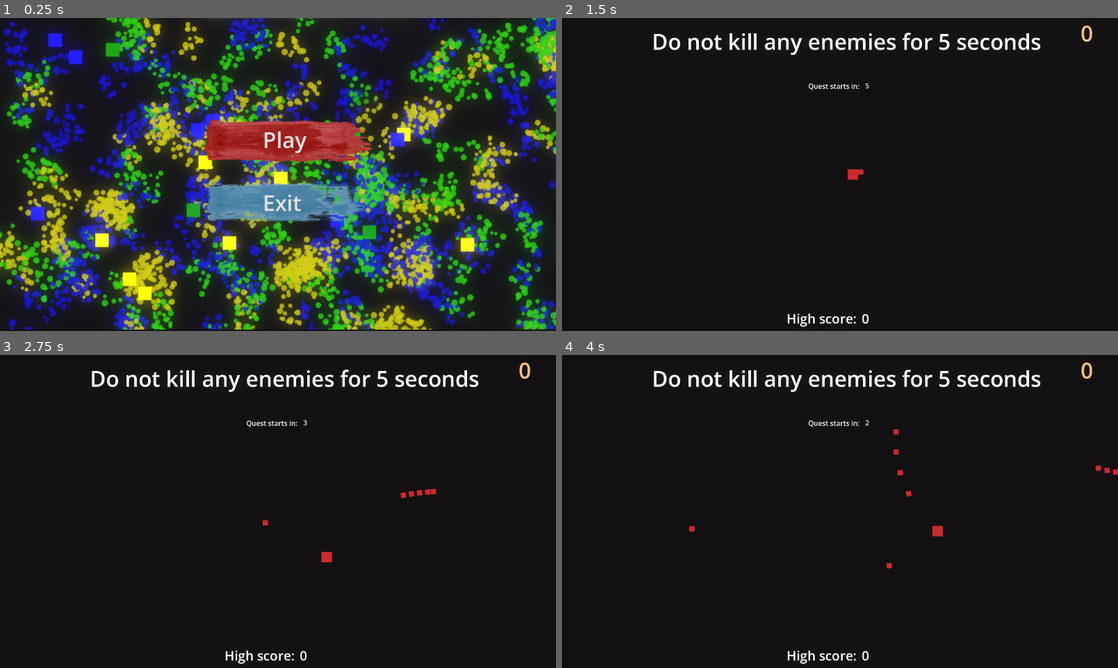
Above: before the commit, frames 1-4 (two rows, left to right).
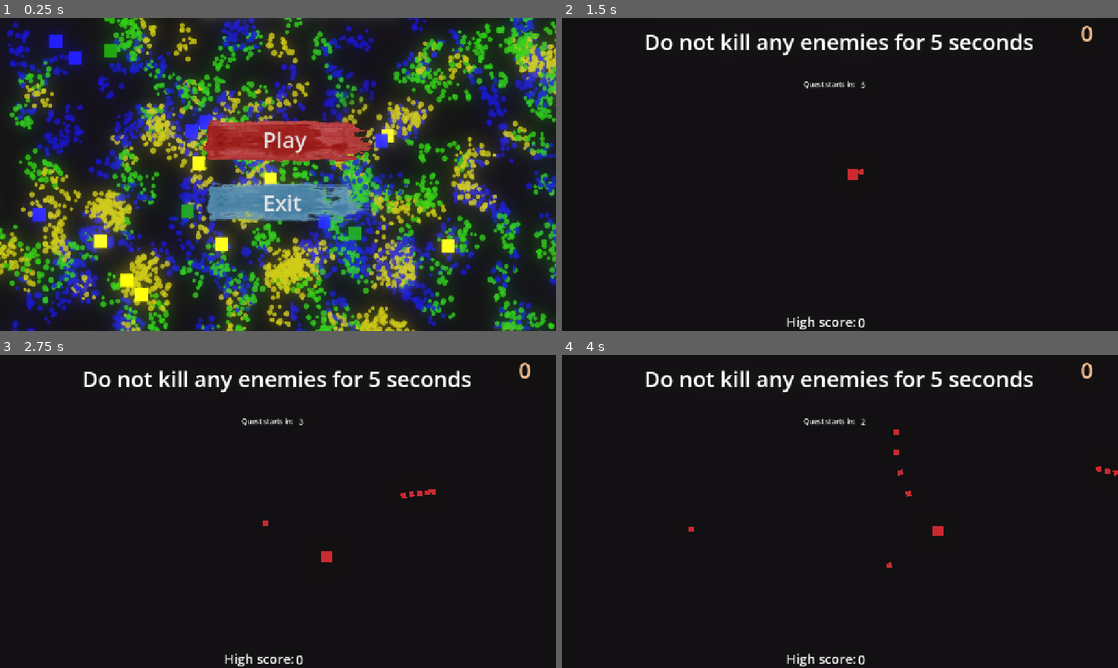
Above: after the commit, the same moments.

Repository: DiScarlet/ShootEm
Game: Godot game, scene res://scenes/arena.tscn
Two runs of this game, one before a commit and one after it. Both use one fixed random seed, a clock stepped at 60 frames per second and the inputs below.
Inputs (mouse positions are in pixels of both pictures, inside the frame that each line leads up to):
- Up to frame 1 (0.25 s): no input
- Up to frame 2 (1.5 s): click "Play" at 0.5 s; tap Enter at 1.25 s; move the mouse to (962, 158) at 1.27 s; press the mouse at (962, 158) at 1.28 s; hold D (move_right) from 1.28 s (still down)
- Up to frame 3 (2.75 s): move the mouse to (166, 527) at 2.02 s; release D (move_right) at 2.03 s; release the mouse at (166, 527) at 2.03 s; hold S (move_down) from 2.03 s (still down); click (166, 527) at 2.1 s
- Up to frame 4 (4 s): move the mouse to (895, 442) at 2.77 s; release S (move_down) at 2.78 s; press the mouse at (895, 442) at 2.78 s; hold D (move_right) 2.78-3.53 s; move the mouse to (812, 574) at 3.52 s; release the mouse at (812, 574) at 3.53 s; hold W (move_up) from 3.53 s (still down); click (812, 574) at 3.6 s

The runs differ from the first frame. In frame 1, 47% of the frame differs, in the area x 0-100%, y 0-100%; in frame 2, 2.5%; in frame 3, 2.6%; in frame 4, 2.6%.

Commit message:
Remove large builds and update gitignore

Diff:
--- a/project.godot
+++ b/project.godot
@@ -25,6 +25,8 @@
 
 window/size/viewport_width=1280
 window/size/viewport_height=720
+window/stretch/mode="canvas_items"
+window/stretch/aspect="expand"
 
 [editor_plugins]
 
@@ -71,4 +73,5 @@
 [rendering]
 
 rendering_device/driver.windows="d3d12"
+textures/vram_compression/import_etc2_astc=true
 environment/defaults/default_clear_color=Color(0.07818208, 0.071919285, 0.08119676, 1)
--- a/scenes/arena.tscn
+++ b/scenes/arena.tscn
@@ -55,7 +55,6 @@
 wait_time = 15.0
 
 [node name="UI" type="Node2D" parent="." unique_id=1367308604]
-visible = false
 z_index = 20
 
 [node name="ScoreControl" type="Control" parent="UI" unique_id=1679407863]
@@ -66,16 +65,16 @@
 
 [node name="Score" type="Label" parent="UI/ScoreControl" unique_id=2071432060]
 layout_mode = 1
-anchors_preset = 1
-anchor_left = 1.0
+anchors_preset = -1
+anchor_left = 0.9328125
 anchor_right = 1.0
-offset_left = -86.0
-offset_bottom = 69.0
+anchor_bottom = 0.09583333
 grow_horizontal = 0
 theme_override_colors/font_color = Color(0.9510427, 0.7500664, 0.54699606, 1)
 theme_override_font_sizes/font_size = 50
 text = "100"
 script = SubResource("GDScript_6joey")
+metadata/_edit_use_anchors_ = true
 
 [node name="HighScoreVal" type="Label" parent="UI/ScoreControl" unique_id=2140397873]
 layout_mode = 1
@@ -84,10 +83,10 @@
 anchor_top = 1.0
 anchor_right = 0.5
 anchor_bottom = 1.0
-offset_left = 50.0
-offset_top = -50.0
-offset_right = 101.0
-offset_bottom = -8.0
+offset_left = 41.0
+offset_top = -41.0
+offset_right = 92.0
+offset_bottom = 1.0
 grow_horizontal = 2
 grow_vertical = 0
 theme_override_font_sizes/font_size = 30
@@ -101,10 +100,10 @@
 anchor_top = 1.0
 anchor_right = 0.5
 anchor_bottom = 1.0
-offset_left = -123.0
-offset_top = -50.0
-offset_right = 38.0
-offset_bottom = -8.0
+offset_left = -124.0
+offset_top = -43.0
+offset_right = 37.0
+offset_bottom = -1.0
 grow_horizontal = 2
 grow_vertical = 0
 theme_override_font_sizes/font_size = 30
@@ -115,10 +114,12 @@
 anchors_preset = 5
 anchor_left = 0.5
 anchor_right = 0.5
-offset_left = 130.0
-offset_right = 1182.0
+offset_left = -526.0
+offset_right = 526.0
 offset_bottom = 168.0
 grow_horizontal = 2
+size_flags_horizontal = 4
+size_flags_vertical = 4
 
 [node name="MainLabelContainer" type="CenterContainer" parent="UI/QuestControl" unique_id=717539841]
 custom_minimum_size = Vector2(0, 50)
@@ -126,9 +127,10 @@
 anchors_preset = 5
 anchor_left = 0.5
 anchor_right = 0.5
-offset_left = -520.0
-offset_right = 520.0
-offset_bottom = 109.0
+offset_left = 118.0
+offset_top = 1.0
+offset_right = 1158.0
+offset_bottom = 110.0
 grow_horizontal = 2
 
 [node name="Label" type="Label" parent="UI/QuestControl/MainLabelContainer" unique_id=317403508]
@@ -144,31 +146,26 @@
 
 [node name="StartsInLabel" type="Label" parent="UI/QuestControl" unique_id=1587331598]
 layout_mode = 1
-anchors_preset = 7
-anchor_left = 0.5
-anchor_top = 1.0
-anchor_right = 0.5
-anchor_bottom = 1.0
-offset_left = -89.0
-offset_top = -23.0
-offset_right = 29.0
-grow_horizontal = 2
-grow_vertical = 0
+anchors_preset = 5
+anchor_left = 0.5
+anchor_right = 0.5
+offset_left = 556.0
+offset_top = 141.0
+offset_right = 674.0
+offset_bottom = 164.0
+grow_horizontal = 2
 text = "Quest starts in:"
 
 [node name="StartTimeLabel" type="Label" parent="UI/QuestControl" unique_id=631586695]
 layout_mode = 1
-anchors_preset = 7
-anchor_left = 0.5
-anchor_top = 1.0
-anchor_right = 0.5
-anchor_bottom = 1.0
-offset_left = 42.0
-offset_top = -24.0
-offset_right = 82.0
-offset_bottom = -1.0
-grow_horizontal = 2
-grow_vertical = 0
+anchors_preset = 5
+anchor_left = 0.5
+anchor_right = 0.5
+offset_left = 689.0
+offset_top = 142.0
+offset_right = 729.0
+offset_bottom = 165.0
+grow_horizontal = 2
 text = "0"
 
 [node name="GraceStartTimer" type="Timer" parent="UI/QuestControl" unique_id=253949746]
@@ -186,12 +183,27 @@
 parameters/looping = true
 
 [node name="MainMenu" type="Control" parent="." unique_id=377361924]
+visible = false
 layout_mode = 3
 anchors_preset = 0
 offset_right = 1280.0
 offset_bottom = 720.0
 script = ExtResource("13_ow1aj")
 
+[node name="TextureRect" type="TextureRect" parent="MainMenu" unique_id=715213454]
+z_index = -4
+layout_mode = 1
+anchors_preset = -1
+anchor_left = -0.0125
+anchor_right = 1.0101563
+anchor_bottom = 1.0
+grow_horizontal = 2
+grow_vertical = 2
+mouse_filter = 2
+texture = ExtResource("16_ow1aj")
+expand_mode = 1
+metadata/_edit_use_anchors_ = true
+
 [node name="Play" type="Node2D" parent="MainMenu" unique_id=1052612274]
 position = Vector2(35, 21)
 
@@ -247,12 +259,6 @@
 theme_override_styles/normal = SubResource("StyleBoxFlat_ixwup")
 text = "Exit"
 flat = true
-
-[node name="SpriteBG" type="Sprite2D" parent="MainMenu" unique_id=33460670]
-z_index = -4
-position = Vector2(662.622, 357.5)
-scale = Vector2(1.2986349, 1.2986349)
-texture = ExtResource("16_ow1aj")
 
 [connection signal="timeout" from="EnemySpawnTimer" to="." method="_on_enemy_spawn_timer_timeout"]
 [connection signal="timeout" from="IntervalTimer" to="." method="_on_interval_timer_timeout"]
--- a/scripts/arena.gd
+++ b/scripts/arena.gd
@@ -74,5 +74,5 @@
 func on_start_game():
 	enemy_spawn_timer.start()
 	interval_timer.start()
-	interval_timer.start()
+	powerup_spawn_timer.start()
 	GameManager.player.enabled = true
Not shown, added: export_presets.cfg
Not shown, changed: .gitignore
